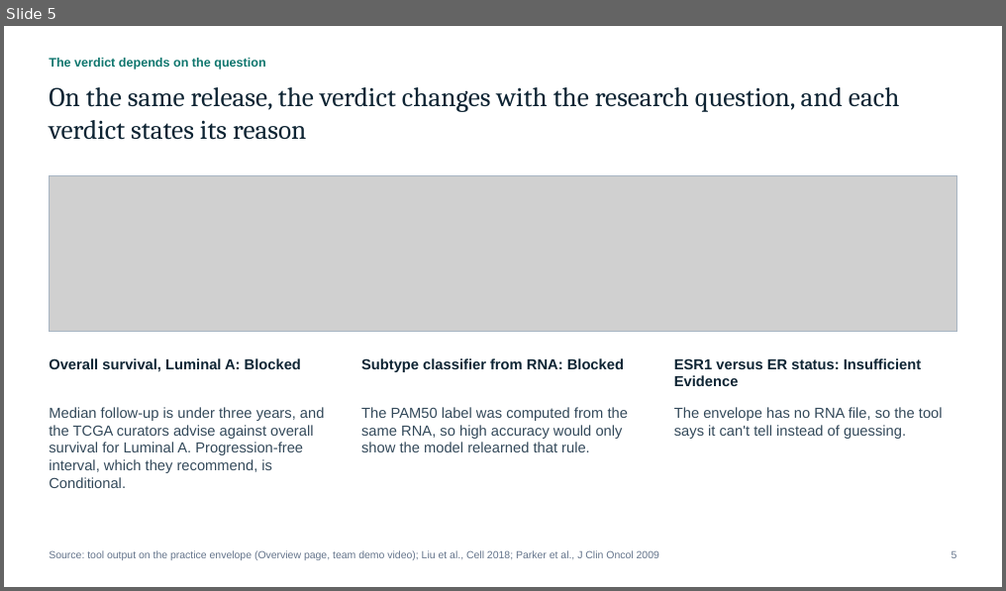
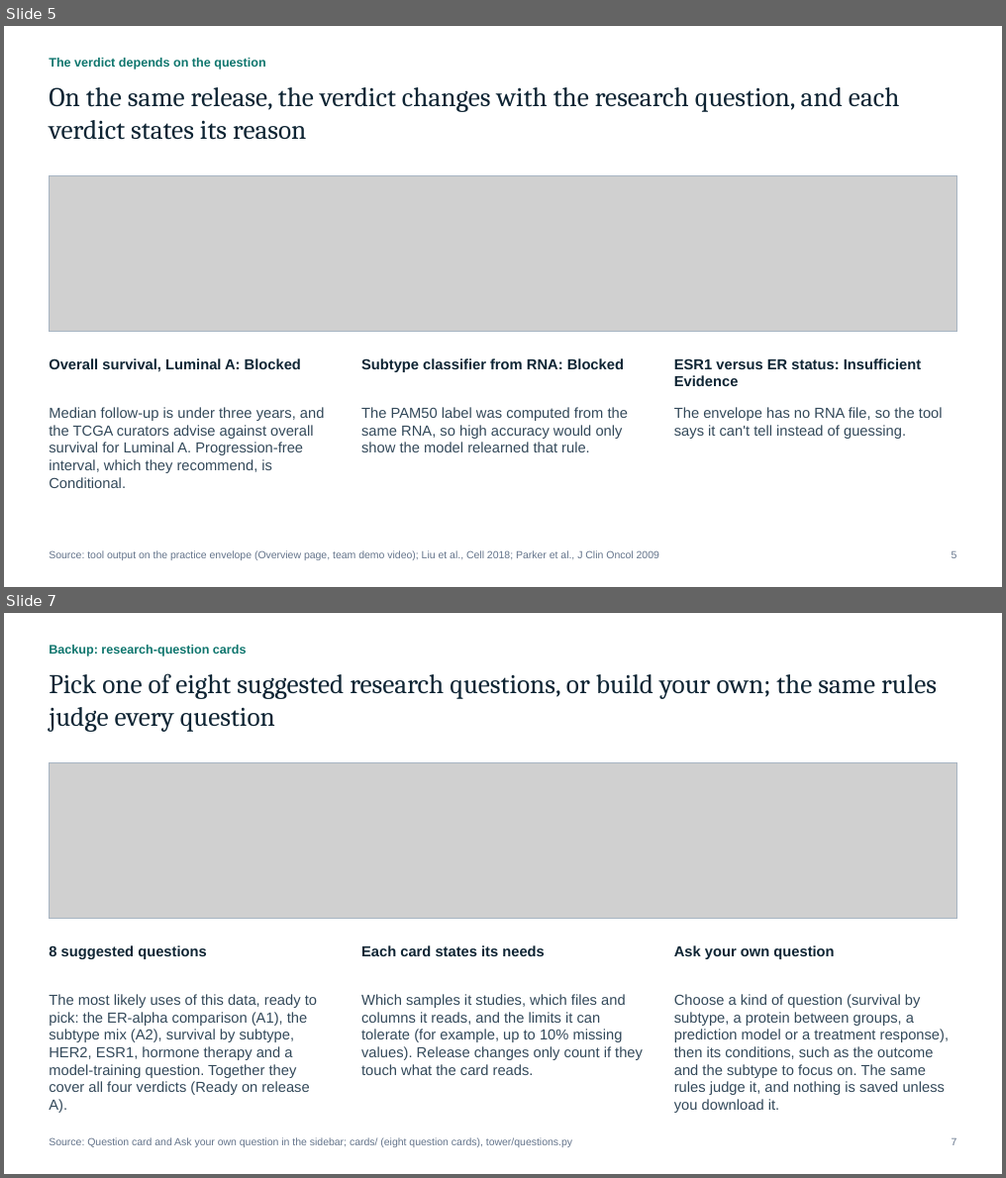
Before and after one commit to AravindKumar2504/identity-crisis-control-tower, a slide deck: docs/Cohort-Control-Tower-pitch.pptx. Shown one above the other, each under a label of ours: slide 5 before the commit, slides 5 and 7 after it; the slides between them are not shown. The pictures are 1006x591 and 1006x1178 pixels, drawn with LibreOffice and Linux fonts; fonts in the diff are those of the drawing; grey boxes stand for pictures. Boxes give left, top, right and bottom in pixels: in the first picture for what was removed or moved away, otherwise in the second. Text is boxed around its words. In the diff, an @@ line names an element or a change of style, - is before the commit and + after.

Commit message:
Add pitch deck (6 slides + 2 backup)

```diff
--- a/docs/Cohort-Control-Tower-pitch.pptx
+++ b/docs/Cohort-Control-Tower-pitch.pptx
@@ slide 7 added at [4,613,1002,1174], background #FFFFFF @@
@@ text added at [49,645,247,657], 12 pt, text #0F766E, bold @@
+Backup: research-question cards
@@ title added at [49,673,937,732], 26 pt, text #0E2433 @@
+Pick one of eight suggested research questions, or build your own; the same rules judge every question
@@ picture added at [49,762,957,919] @@
@@ rectangle added at [49,762,957,919], outline #A6B4C2 0.75 pt @@
@@ text added at [49,945,206,959], 14 pt, text #0E2433, bold @@
+8 suggested questions
@@ text added at [361,946,545,957], 14 pt, text #0E2433, bold @@
+Each card states its needs
@@ text added at [674,946,834,959], 14 pt, text #0E2433, bold @@
+Ask your own question
@@ text added at [49,994,317,1113], 14 pt, text #33495A @@
+The most likely uses of this data, ready to pick: the ER-alpha comparison (A1), the subtype mix (A2), survival by subtype, HER2, ESR1, hormone therapy and a model-training question. Together they cover all four verdicts (Ready on release A).
@@ text added at [361,994,643,1075], 14 pt, text #33495A @@
+Which samples it studies, which files and columns it reads, and the limits it can tolerate (for example, up to 10% missing values). Release changes only count if they touch what the card reads.
@@ text added at [674,994,949,1113], 14 pt, text #33495A @@
+Choose a kind of question (survival by subtype, a protein between groups, a prediction model or a treatment response), then its conditions, such as the outcome and the subtype to focus on. The same rules judge it, and nothing is saved unless you download it.
@@ text added at [49,1138,572,1148], 10 pt, text #64748B @@
+Source: Question card and Ask your own question in the sidebar; cards/ (eight question cards), tower/questions.py
@@ page number added at [951,1139,957,1146], 10 pt, text #64748B @@
+7
```
Also in this commit, not shown: 5 slides changed, 1 other slide added.
